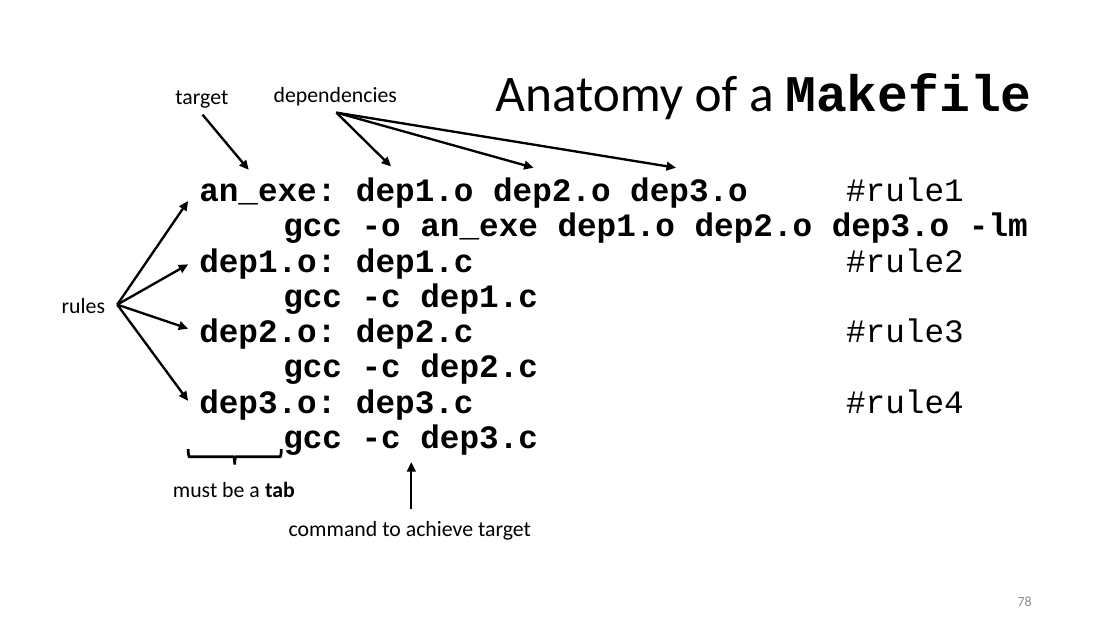
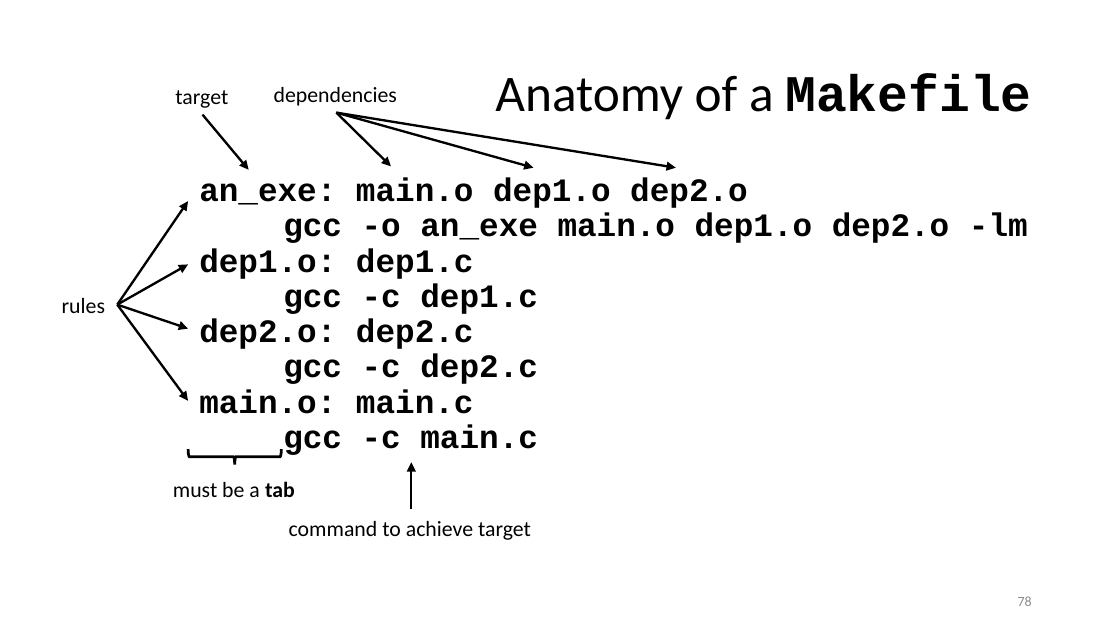
Before and after one commit to ketancmaheshwari/lisa19, a slide deck: slide 78 of lpt_LISA.pptx. Drawn at 1120x630 pixels with LibreOffice and Linux fonts; fonts in the diff are those of the drawing. Boxes give left, top, right and bottom in pixels: in the first picture for what was removed or moved away, otherwise in the second. Text is boxed around its words. In the diff, an @@ line names an element or a change of style, - is before the commit and + after.

```diff
--- a/lpt_LISA.pptx
+++ b/lpt_LISA.pptx
@@ text at box(199, 177, 1028, 455): text changed @@
-an_exe: dep1.o dep2.o dep3.o #rule1
-gcc -o an_exe dep1.o dep2.o dep3.o -lm
-dep1.o: dep1.c #rule2
-gcc -c dep1.c
-dep2.o: dep2.c #rule3
-gcc -c dep2.c
-dep3.o: dep3.c #rule4
-gcc -c dep3.c
+an_exe: main.o dep1.o dep2.o
+gcc -o an_exe main.o dep1.o dep2.o -lm
+dep1.o: dep1.c
+gcc -c dep1.c
+dep2.o: dep2.c
+gcc -c dep2.c
+main.o: main.c
+gcc -c main.c
```
Also in this commit, not shown: 6 other slides changed, 1 slide removed, 1 other file.
